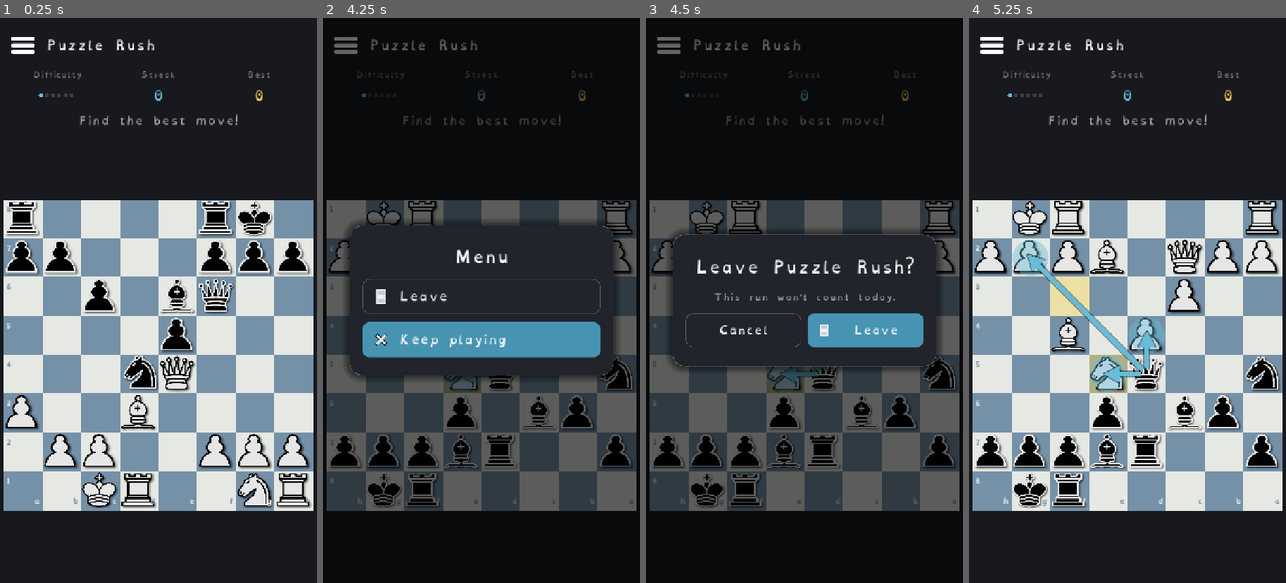
Above: before the commit, frames 1-4 (left to right).
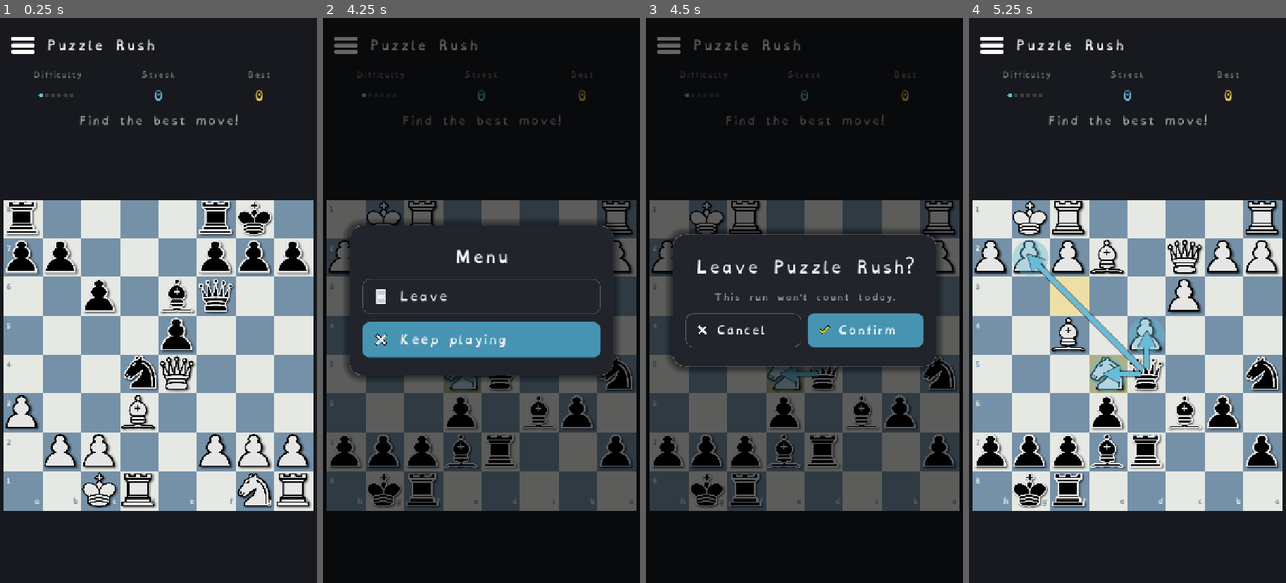
Above: after the commit, the same moments.

Repository: Hatscat/limpidchess
Game: Godot game, scene res://scenes/puzzle_rush.tscn
Same seed, same stepped clock (60 frames per second), same inputs: the game is played once before the commit and once after it. This scene is started directly instead of the project's main scene.
Inputs (mouse positions are in pixels of both pictures, inside the frame that each line leads up to):
- Up to frame 1 (0.25 s): no input
- Up to frame 2 (4.25 s): drag from (481, 357) to (513, 176) at 0.52 s; tap Enter at 1.25 s; drag from (418, 328) to (465, 413) at 1.27 s; click "Play again" at 2 s; tap Space at 2.75 s; move the mouse to (513, 176) at 2.77 s; click (513, 176) at 2.92 s; click (345, 46) at 3.5 s
- Up to frame 3 (4.5 s): click "Leave" at 4.25 s
- Up to frame 4 (5.25 s): click "Cancel" at 5 s

Frames 1-2 are identical in both runs. In frame 3, 0.4% of the frame differs, in the area x 16-80%, y 54-57%; in frame 4, nothing differs.

Commit message:
feat: update confirmation dialog buttons and remove hardest puzzle tracking in Puzzle Rush

Diff:
--- a/scenes/puzzle_rush.tscn
+++ b/scenes/puzzle_rush.tscn
@@ -7,7 +7,6 @@
 [ext_resource type="Script" uid="uid://b3rr0vao8f1by" path="res://scripts/ui/difficulty_pips.gd" id="6_pips"]
 [ext_resource type="Texture2D" uid="uid://bi3n22ngccymk" path="res://assets/icons/trophy.png" id="7_trophy"]
 [ext_resource type="Texture2D" uid="uid://d21lip45s1xf4" path="res://assets/icons/sparkles.png" id="8_sparkles"]
-[ext_resource type="Texture2D" uid="uid://crie3v2ergwva" path="res://assets/icons/target.png" id="9_target"]
 
 [sub_resource type="StyleBoxEmpty" id="sb_empty"]
 
@@ -297,7 +296,7 @@
 text = "Keep playing"
 alignment = 0
 
-[node name="ConfirmOverlay" type="Control" parent="."]
+[node name="ConfirmOverlay" type="Control" parent="." unique_id=1969671519]
 unique_name_in_owner = true
 visible = false
 layout_mode = 1
@@ -307,7 +306,7 @@
 grow_horizontal = 2
 grow_vertical = 2
 
-[node name="Dim" type="ColorRect" parent="ConfirmOverlay"]
+[node name="Dim" type="ColorRect" parent="ConfirmOverlay" unique_id=134400664]
 layout_mode = 1
 anchors_preset = 15
 anchor_right = 1.0
@@ -316,7 +315,7 @@
 grow_vertical = 2
 color = Color(0, 0, 0, 0.6)
 
-[node name="Card" type="PanelContainer" parent="ConfirmOverlay"]
+[node name="Card" type="PanelContainer" parent="ConfirmOverlay" unique_id=571613396]
 layout_mode = 1
 anchors_preset = 8
 anchor_left = 0.5
@@ -331,18 +330,18 @@
 grow_vertical = 2
 theme_override_styles/panel = SubResource("sb_card")
 
-[node name="VBox" type="VBoxContainer" parent="ConfirmOverlay/Card"]
+[node name="VBox" type="VBoxContainer" parent="ConfirmOverlay/Card" unique_id=882427641]
 layout_mode = 2
 theme_override_constants/separation = 18
 alignment = 1
 
-[node name="ConfirmTitle" type="Label" parent="ConfirmOverlay/Card/VBox"]
+[node name="ConfirmTitle" type="Label" parent="ConfirmOverlay/Card/VBox" unique_id=325550052]
 layout_mode = 2
 theme_override_font_sizes/font_size = 34
 text = "Leave Puzzle Rush?"
 horizontal_alignment = 1
 
-[node name="ConfirmMessage" type="Label" parent="ConfirmOverlay/Card/VBox"]
+[node name="ConfirmMessage" type="Label" parent="ConfirmOverlay/Card/VBox" unique_id=80724855]
 unique_name_in_owner = true
 modulate = Color(1, 1, 1, 0.6)
 layout_mode = 2
@@ -351,24 +350,27 @@
 horizontal_alignment = 1
 autowrap_mode = 2
 
-[node name="Buttons" type="HBoxContainer" parent="ConfirmOverlay/Card/VBox"]
+[node name="Buttons" type="HBoxContainer" parent="ConfirmOverlay/Card/VBox" unique_id=1310538185]
 layout_mode = 2
 theme_override_constants/separation = 14
 alignment = 1
 
-[node name="CancelBtn" type="Button" parent="ConfirmOverlay/Card/VBox/Buttons"]
+[node name="CancelBtn" type="Button" parent="ConfirmOverlay/Card/VBox/Buttons" unique_id=1111980459]
 unique_name_in_owner = true
 custom_minimum_size = Vector2(0, 72)
 layout_mode = 2
 size_flags_horizontal = 3
 focus_mode = 0
+theme_override_constants/h_separation = 12
+theme_override_constants/icon_max_width = 36
 theme_override_font_sizes/font_size = 24
 theme_override_styles/normal = SubResource("sb_btn")
 theme_override_styles/pressed = SubResource("sb_btn")
 theme_override_styles/hover = SubResource("sb_btn")
 text = "Cancel"
-
-[node name="ConfirmLeaveBtn" type="Button" parent="ConfirmOverlay/Card/VBox/Buttons"]
+alignment = 0
+
+[node name="ConfirmLeaveBtn" type="Button" parent="ConfirmOverlay/Card/VBox/Buttons" unique_id=506259797]
 unique_name_in_owner = true
 custom_minimum_size = Vector2(0, 72)
 layout_mode = 2
@@ -380,8 +382,8 @@
 theme_override_styles/normal = SubResource("sb_btn_primary")
 theme_override_styles/pressed = SubResource("sb_btn_primary")
 theme_override_styles/hover = SubResource("sb_btn_primary")
-text = "Leave"
-alignment = 1
+text = "Confirm"
+alignment = 0
 
 [node name="ResultOverlay" type="Control" parent="." unique_id=76719541]
 unique_name_in_owner = true
@@ -481,25 +483,6 @@
 theme_override_font_sizes/font_size = 24
 text = "Best: 0"
 
-[node name="HardestRow" type="HBoxContainer" parent="ResultOverlay/Card/VBox/StatsBox" unique_id=1059577370]
-unique_name_in_owner = true
-layout_mode = 2
-theme_override_constants/separation = 12
-
-[node name="Icon" type="TextureRect" parent="ResultOverlay/Card/VBox/StatsBox/HardestRow" unique_id=201164135]
-custom_minimum_size = Vector2(30, 30)
-layout_mode = 2
-size_flags_vertical = 4
-texture = ExtResource("9_target")
-expand_mode = 1
-stretch_mode = 5
-
-[node name="HardestStat" type="Label" parent="ResultOverlay/Card/VBox/StatsBox/HardestRow" unique_id=971259457]
-unique_name_in_owner = true
-layout_mode = 2
-theme_override_font_sizes/font_size = 24
-text = "Hardest solved: 0"
-
 [node name="Buttons" type="VBoxContainer" parent="ResultOverlay/Card/VBox" unique_id=448145688]
 layout_mode = 2
 theme_override_constants/separation = 14
--- a/scripts/puzzle_rush.gd
+++ b/scripts/puzzle_rush.gd
@@ -32,8 +32,6 @@
 @onready var result_title: Label = %ResultTitle
 @onready var streak_stat: Label = %StreakStat
 @onready var best_stat: Label = %BestStat
-@onready var hardest_stat: Label = %HardestStat
-@onready var hardest_row: Control = %HardestRow
 @onready var result_celebrate: TextureRect = %ResultCelebrate
 @onready var retry_btn: Button = %RetryBtn
 @onready var continue_btn: Button = %ContinueBtn
@@ -54,7 +52,6 @@
 var _over := false
 var _streak := 0
 var _best_at_start := 0       ## highscore to beat (captured at run start)
-var _max_solved := 0          ## hardest puzzle rating solved this run
 var _cur_rating := 0
 var _solution := -1           ## the correct move (packed int) the player must find right now
 var _moves: PackedStringArray = PackedStringArray()  ## the current puzzle's full move list (UCI)
@@ -75,7 +72,8 @@
 	menu_btn.icon = load("res://assets/icons/menu.png")
 	leave_btn.icon = load("res://assets/icons/exit.png")  # the white door = leave
 	keep_btn.icon = load("res://assets/icons/close.png")
-	confirm_leave_btn.icon = load("res://assets/icons/exit.png")
+	cancel_btn.icon = load("res://assets/icons/close.png")  # confirm dialog: [Cancel x] [Confirm v], like the bot game
+	confirm_leave_btn.icon = load("res://assets/icons/check.png")
 	menu_overlay.visible = false
 	confirm_overlay.visible = false
 	retry_btn.pressed.connect(_on_retry)
@@ -111,7 +109,6 @@
 
 func _begin() -> void:
 	_streak = 0
-	_max_solved = 0
 	_over = false
 	_used.clear()
 	_update_header()
@@ -147,6 +144,7 @@
 	var setup := rules.move_from_uci(_moves[0])
 	if setup >= 0:
 		var mover := rules.side_to_move
+		_play_move_sound(setup)  # the opponent's setup move should sound like a real move
 		await board.animate_move(setup, SETUP_SLIDE)
 		if g != _gen:
 			return
@@ -253,6 +251,7 @@
 	if reply >= 0:
 		board.clear_options()  # drop the revealed arrows before the reply slides in
 		var rmover := rules.side_to_move
+		_play_move_sound(reply)
 		await board.animate_move(reply, MOVE_SLIDE)
 		if g != _gen:
 			return
@@ -273,7 +272,6 @@
 ## A full puzzle is solved: bump the streak, advance the difficulty, beat, then the next puzzle.
 func _puzzle_solved(g: int) -> void:
 	_streak += 1
-	_max_solved = maxi(_max_solved, _cur_rating)
 	_update_header()
 	await get_tree().create_timer(CORRECT_HOLD).timeout
 	if g != _gen:
@@ -286,6 +284,13 @@
 		board.set_check_square(rules.king_square(rules.side_to_move))
 	else:
 		board.set_check_square(-1)
+
+
+## Move / capture sound for an opponent move (the setup move + forced replies), matching game.gd's
+## cue. Call BEFORE make_move so the destination square still holds the piece being captured.
+func _play_move_sound(move: int) -> void:
+	var captured := rules.board[ChessRules.move_to(move)] != 0 or ChessRules.move_flag(move) == ChessRules.F_EP
+	Audio.play("capture" if captured else "move")
 
 
 func _quality_color(quality: String) -> Color:
@@ -330,8 +335,6 @@
 	result_celebrate.visible = beaten
 	streak_stat.text = "%s: %d" % [tr("Streak"), _streak]
 	best_stat.text = "%s: %d" % [tr("Best"), GameManager.puzzle_highscore]
-	hardest_stat.text = "%s: %d" % [tr("Hardest solved"), _max_solved]
-	hardest_row.visible = _max_solved > 0  # nothing solved this run: hide the hardest line
 	result_overlay.visible = true
 
 
Not shown, changed: CLAUDE.md
